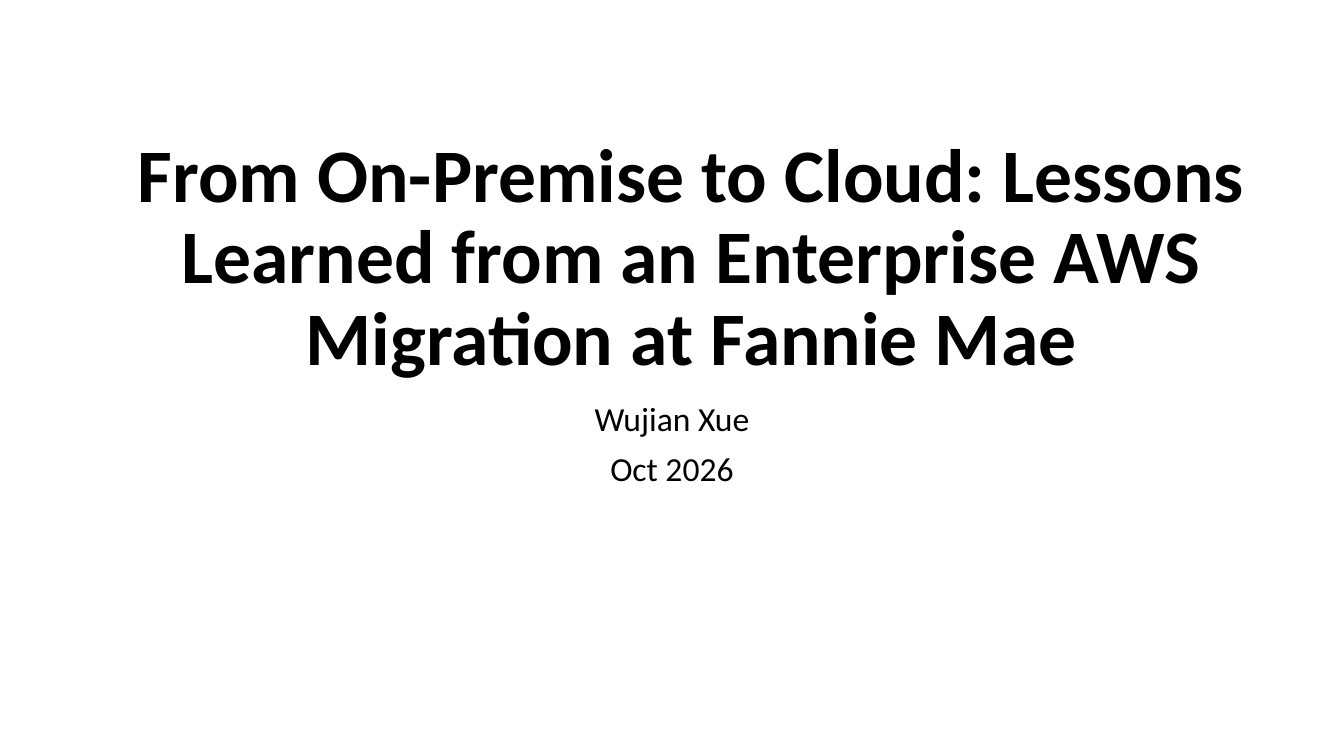
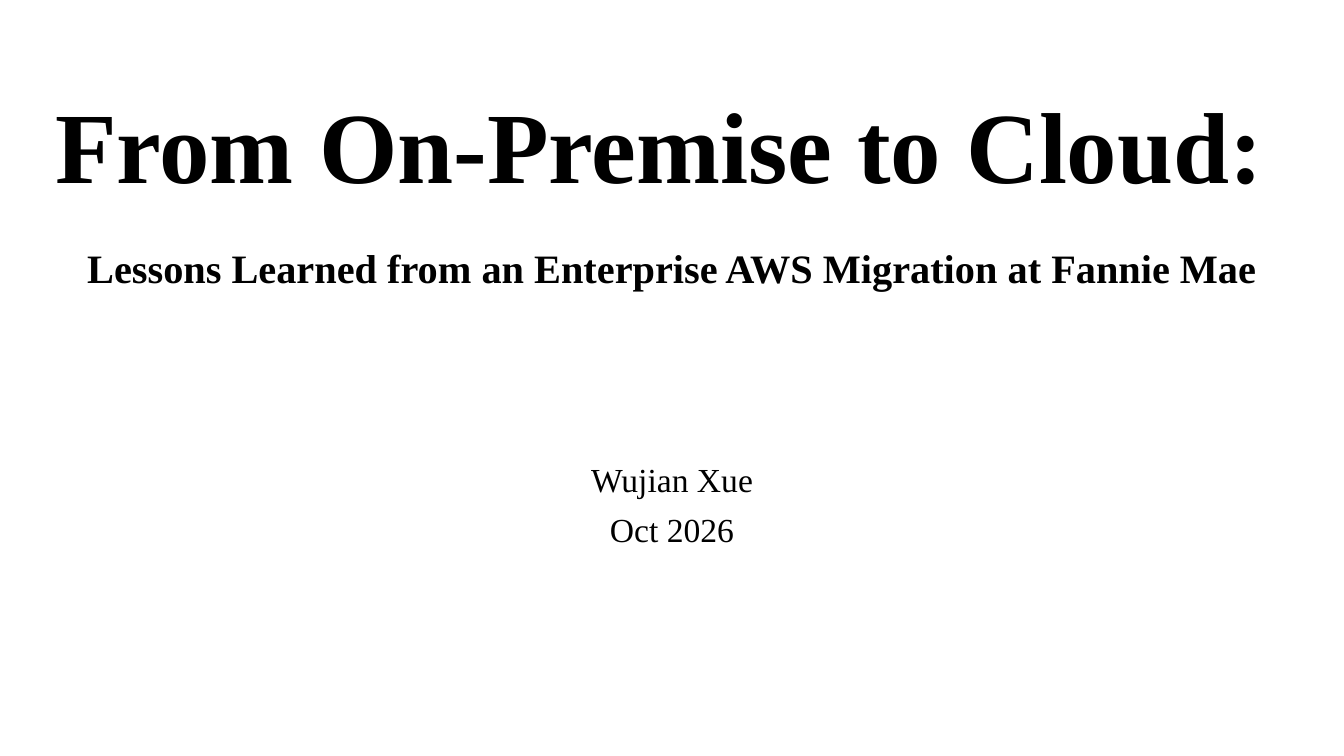
Before and after one commit to wx2123/WSDS-2026-OH, a slide deck: slide 1 of 2026 WSDS - Wujian Xue.pptx. Drawn at 1344x756 pixels with LibreOffice and Linux fonts; fonts in the diff are those of the drawing. Boxes give left, top, right and bottom in pixels: in the first picture for what was removed or moved away, otherwise in the second. Text is boxed around its words. In the diff, an @@ line names an element or a change of style, - is before the commit and + after.

```diff
--- a/2026 WSDS - Wujian Xue.pptx
+++ b/2026 WSDS - Wujian Xue.pptx
@@ title "From On-Premise to Cloud: Lessons ...": place and size @@
-title "From On-Premise to Cloud: Lessons ..." at (138, 149, 1244, 378)
+title "From On-Premise to Cloud: Lessons ..." at (55, 113, 1263, 292)
@@ title "From On-Premise to Cloud: Lessons ..." at (55, 113, 1263, 292): size 54 to 72 pt in "From On-Premise to Cloud:"; size 54 to 28.8 pt in "Lessons Learned from an Enterprise AWS Migration ..."; font Calibri to Times New Roman @@
@@ subtitle "Wujian Xue": place and size @@
-subtitle "Wujian Xue" at (595, 408, 749, 482)
+subtitle "Wujian Xue" at (591, 469, 753, 543)
@@ subtitle "Wujian Xue" at (591, 469, 753, 543): font Calibri to Times New Roman @@
```
Also in this commit, not shown: 5 slides added.
